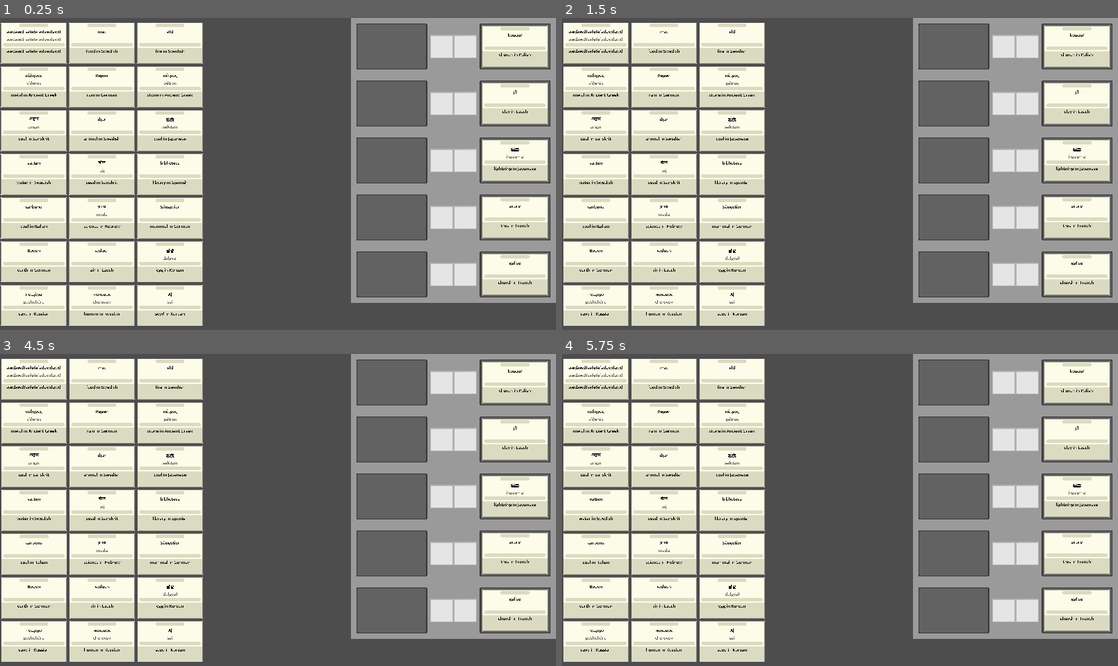
Above: before the commit, frames 1-4 (two rows, left to right).
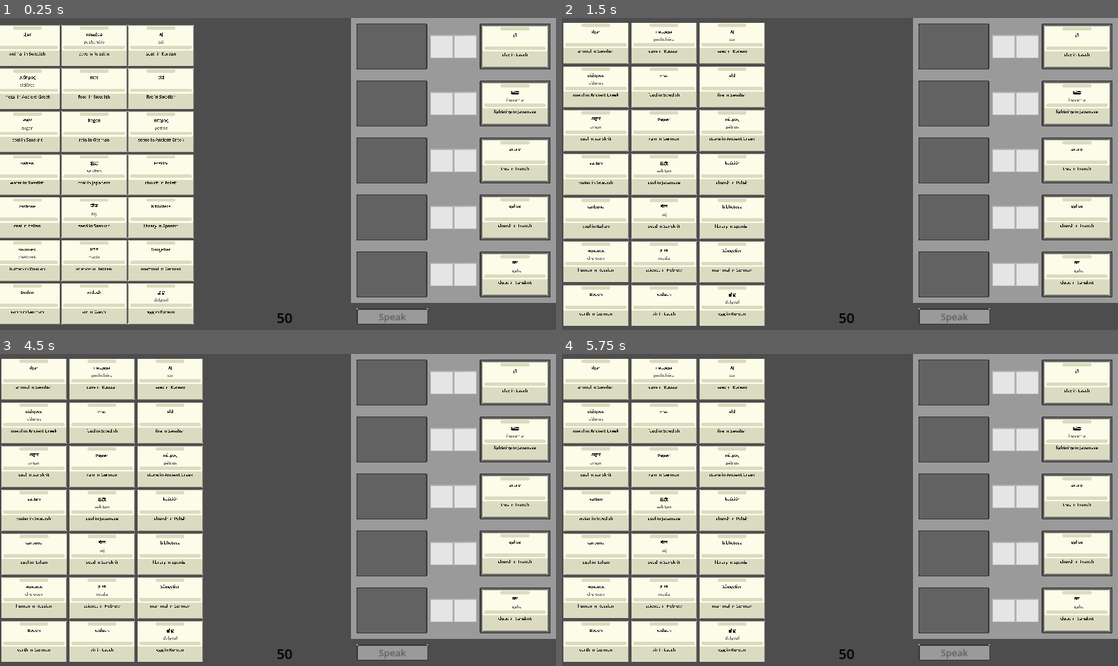
Above: after the commit, the same moments.

Repository: Team-Blackbird/Team-BlackBird
Game: Godot game, scene res://scenes/main.tscn
The game is run twice, just before and just after one commit, with the same random seed, the same clock (stepped at 60 frames per second) and the same inputs.
Inputs (mouse positions are in pixels of both pictures, inside the frame that each line leads up to):
- Up to frame 1 (0.25 s): no input
- Up to frame 2 (1.5 s): move the mouse to (1079, 46) at 0.52 s; click (1079, 46) at 0.67 s; tap Enter at 1.25 s; move the mouse to (1079, 102) at 1.27 s; click (1079, 102) at 1.42 s
- Up to frame 3 (4.5 s): tap Space at 2, 3.5 s; move the mouse to (517, 497) at 2.02 s; click (517, 497) at 2.17 s; tap Enter at 2.75, 4.25 s; move the mouse to (517, 553) at 2.77 s; click (517, 553) at 2.92 s; move the mouse to (517, 609) at 3.52 s; click (517, 609) at 3.67 s; move the mouse to (33, 553) at 4.27 s; click (33, 553) at 4.42 s
- Up to frame 4 (5.75 s): tap Space at 5 s; move the mouse to (595, 510) at 5.02 s; click (595, 510) at 5.17 s

The runs differ from the first frame. In frame 1, 12% of the frame differs, in the area x 0-97%, y 1-99%; in frame 2, 1.7%; in frame 3, 1.7%; in frame 4, 1.7%.
Error before the commit: Invalid access to property or key 'word' on a base object of type 'Nil'. (res://scripts/cards.gd:22)

Commit message:
Change a bunch of stuff

Diff:
--- a/scenes/board.gd
+++ b/scenes/board.gd
@@ -6,9 +6,14 @@
 @onready var label4 = $Label4
 @onready var label5 = $Label5
 @onready var final_label = $FinalLabel
+@onready var final_label2 = $FinalLabel2
+@onready var button: Button = $Button
 
+var points = 50
 # Called when the node enters the scene tree for the first time.
 func _ready() -> void:
+	final_label.text = ""
+	final_label2.text = str(points)
 	pass # Replace with function body.
 
 
@@ -19,9 +24,50 @@
 	var points3 = label3.get_points()
 	var points4 = label4.get_points()
 	var points5 = label5.get_points()
+	if points1 != null and points2 != null and points3 != null and points4 != null and points5 != null:
+		button.disabled = false
+	else:
+		button.disabled = true
+
+func _on_button_pressed() -> void:
+	button.disabled = true
+	var points1 = label1.get_points()
+	var points2 = label2.get_points()
+	var points3 = label3.get_points()
+	var points4 = label4.get_points()
+	var points5 = label5.get_points()
 	var points_sum = CardLibrary.PointPair.new(0,0)
-	if points1 != null and points2 != null and points3 != null and points4 != null and points5 != null:
-		points_sum = points_sum.add(points1).add(points2).add(points3).add(points4).add(points5)
-		final_label.text = "WP: " + str(points_sum.word_points) + "\n" + "LP: " + str(points_sum.language_points)
-	else:
-		final_label.text = ""
+	points_sum = points_sum.add(points1).add(points2).add(points3).add(points4).add(points5)
+	final_label.text = str(points_sum.word_points) + " X " + str(points_sum.language_points) + " = " + str(points_sum.calculate())
+	clear_board()
+	if points_sum.calculate() < points:
+		MusicManager.slow_down()
+#		show fail state
+		return
+	await get_tree().create_timer(3).timeout
+	points += points
+	final_label.text = ""
+	final_label2.text = str(points)
+
+
+func clear_board():
+	label1.right.card.move_to(Vector2(label1.right.card.fallback_pos.x, -200))
+	label2.right.card.move_to(Vector2(label2.right.card.fallback_pos.x, -200))
+	label3.right.card.move_to(Vector2(label3.right.card.fallback_pos.x, -200))
+	label4.right.card.move_to(Vector2(label4.right.card.fallback_pos.x, -200))
+	label5.right.card.move_to(Vector2(label5.right.card.fallback_pos.x, -200))
+	label1.right.card = null
+	label2.right.card = null
+	label3.right.card = null
+	label4.right.card = null
+	label5.right.card = null
+	label1.left.card.move_to(Vector2(label1.left.card.fallback_pos.x, -200))
+	label2.left.card.move_to(Vector2(label2.left.card.fallback_pos.x, -200))
+	label3.left.card.move_to(Vector2(label3.left.card.fallback_pos.x, -200))
+	label4.left.card.move_to(Vector2(label4.left.card.fallback_pos.x, -200))
+	label5.left.card.move_to(Vector2(label5.left.card.fallback_pos.x, -200))
+	label1.left.card = null
+	label2.left.card = null
+	label3.left.card = null
+	label4.left.card = null
+	label5.left.card = null
--- a/scenes/main.tscn
+++ b/scenes/main.tscn
@@ -1,9 +1,25 @@
-[gd_scene load_steps=5 format=3 uid="uid://biocmi743oipl"]
+[gd_scene load_steps=11 format=3 uid="uid://biocmi743oipl"]
 
 [ext_resource type="PackedScene" uid="uid://bxelo41vclqw0" path="res://scenes/placeable_area.tscn" id="1_g81ut"]
 [ext_resource type="Script" path="res://scripts/player_cards.gd" id="2_8r5wt"]
 [ext_resource type="Script" path="res://scenes/board.gd" id="3_cu4ck"]
 [ext_resource type="PackedScene" uid="uid://bmfwrtih5tgvl" path="res://scenes/test.tscn" id="3_omlem"]
+[ext_resource type="Texture2D" uid="uid://b8m5ht0c850rm" path="res://images/Button.png" id="5_vpwtr"]
+[ext_resource type="Texture2D" uid="uid://c5yqasqfbqotp" path="res://images/Button_Active.png" id="6_djek4"]
+
+[sub_resource type="StyleBoxTexture" id="StyleBoxTexture_51df8"]
+texture = ExtResource("5_vpwtr")
+
+[sub_resource type="StyleBoxTexture" id="StyleBoxTexture_df35c"]
+texture = ExtResource("6_djek4")
+
+[sub_resource type="StyleBoxTexture" id="StyleBoxTexture_82m7p"]
+texture = ExtResource("6_djek4")
+modulate_color = Color(0.5, 0.5, 0.5, 1)
+
+[sub_resource type="StyleBoxTexture" id="StyleBoxTexture_462pl"]
+texture = ExtResource("6_djek4")
+modulate_color = Color(0.75, 0.75, 0.75, 1)
 
 [node name="main" type="Node2D"]
 script = ExtResource("2_8r5wt")
@@ -101,8 +117,40 @@
 metadata/_edit_use_anchors_ = true
 
 [node name="FinalLabel" type="Label" parent="Node2D"]
-offset_left = 1278.0
-offset_top = 833.0
-offset_right = 1332.0
-offset_bottom = 856.0
+offset_left = 1238.0
+offset_top = 834.0
+offset_right = 1372.0
+offset_bottom = 889.0
+theme_override_colors/font_color = Color(0, 0, 0, 1)
+theme_override_font_sizes/font_size = 40
 text = "yayaya"
+
+[node name="FinalLabel2" type="Label" parent="Node2D"]
+offset_left = 796.0
+offset_top = 834.0
+offset_right = 930.0
+offset_bottom = 889.0
+theme_override_colors/font_color = Color(0, 0, 0, 1)
+theme_override_font_sizes/font_size = 40
+text = "yayaya"
+
+[node name="Button" type="Button" parent="Node2D"]
+offset_left = 1026.0
+offset_top = 837.0
+offset_right = 1233.0
+offset_bottom = 883.0
+theme_override_colors/font_disabled_color = Color(0.370364, 0.370364, 0.370364, 1)
+theme_override_colors/font_hover_pressed_color = Color(0, 0, 0, 1)
+theme_override_colors/font_hover_color = Color(0, 0, 0, 1)
+theme_override_colors/font_pressed_color = Color(0, 0, 0, 1)
+theme_override_colors/font_focus_color = Color(0, 0, 0, 1)
+theme_override_colors/font_color = Color(0, 0, 0, 1)
+theme_override_font_sizes/font_size = 27
+theme_override_styles/disabled = SubResource("StyleBoxTexture_51df8")
+theme_override_styles/hover = SubResource("StyleBoxTexture_df35c")
+theme_override_styles/pressed = SubResource("StyleBoxTexture_82m7p")
+theme_override_styles/normal = SubResource("StyleBoxTexture_462pl")
+disabled = true
+text = "Speak"
+
+[connection signal="pressed" from="Node2D/Button" to="Node2D" method="_on_button_pressed"]
--- a/scenes/music_manager.tscn
+++ b/scenes/music_manager.tscn
@@ -1,9 +1,106 @@
-[gd_scene load_steps=2 format=3 uid="uid://blkwiiibsq7ke"]
+[gd_scene load_steps=7 format=3 uid="uid://blkwiiibsq7ke"]
 
 [ext_resource type="AudioStream" uid="uid://b6lpvsslg0okd" path="res://audio/music/The Tower of Babel v2fixed.mp3" id="1_6gl3u"]
+[ext_resource type="Script" path="res://scripts/music_manager.gd" id="1_oufpq"]
+
+[sub_resource type="Animation" id="Animation_0qx63"]
+length = 0.001
+tracks/0/type = "value"
+tracks/0/imported = false
+tracks/0/enabled = true
+tracks/0/path = NodePath(".:pitch_scale")
+tracks/0/interp = 1
+tracks/0/loop_wrap = true
+tracks/0/keys = {
+"times": PackedFloat32Array(0),
+"transitions": PackedFloat32Array(1),
+"update": 0,
+"values": [1.0]
+}
+tracks/1/type = "value"
+tracks/1/imported = false
+tracks/1/enabled = true
+tracks/1/path = NodePath(".:volume_db")
+tracks/1/interp = 1
+tracks/1/loop_wrap = true
+tracks/1/keys = {
+"times": PackedFloat32Array(0),
+"transitions": PackedFloat32Array(1),
+"update": 0,
+"values": [0.0]
+}
+
+[sub_resource type="Animation" id="Animation_c2cw6"]
+resource_name = "slow"
+length = 2.0
+tracks/0/type = "value"
+tracks/0/imported = false
+tracks/0/enabled = true
+tracks/0/path = NodePath(".:pitch_scale")
+tracks/0/interp = 1
+tracks/0/loop_wrap = true
+tracks/0/keys = {
+"times": PackedFloat32Array(0, 2),
+"transitions": PackedFloat32Array(1, 1),
+"update": 0,
+"values": [1.0, 0.5]
+}
+tracks/1/type = "value"
+tracks/1/imported = false
+tracks/1/enabled = true
+tracks/1/path = NodePath(".:volume_db")
+tracks/1/interp = 1
+tracks/1/loop_wrap = true
+tracks/1/keys = {
+"times": PackedFloat32Array(0, 2),
+"transitions": PackedFloat32Array(1, 1),
+"update": 0,
+"values": [0.0, -6.0]
+}
+
+[sub_resource type="Animation" id="Animation_rbfc6"]
+resource_name = "new_animation"
+length = 2.0
+tracks/0/type = "value"
+tracks/0/imported = false
+tracks/0/enabled = true
+tracks/0/path = NodePath(".:pitch_scale")
+tracks/0/interp = 1
+tracks/0/loop_wrap = true
+tracks/0/keys = {
+"times": PackedFloat32Array(0, 2),
+"transitions": PackedFloat32Array(1, 1),
+"update": 0,
+"values": [0.5, 1.0]
+}
+tracks/1/type = "value"
+tracks/1/imported = false
+tracks/1/enabled = true
+tracks/1/path = NodePath(".:volume_db")
+tracks/1/interp = 1
+tracks/1/loop_wrap = true
+tracks/1/keys = {
+"times": PackedFloat32Array(0, 2),
+"transitions": PackedFloat32Array(1, 1),
+"update": 0,
+"values": [-6.0, 0.0]
+}
+
+[sub_resource type="AnimationLibrary" id="AnimationLibrary_k37gc"]
+_data = {
+"RESET": SubResource("Animation_0qx63"),
+"slow": SubResource("Animation_c2cw6"),
+"speed": SubResource("Animation_rbfc6")
+}
 
 [node name="MusicManager" type="Node2D"]
+script = ExtResource("1_oufpq")
 
 [node name="AudioStreamPlayer" type="AudioStreamPlayer" parent="."]
 stream = ExtResource("1_6gl3u")
 autoplay = true
+
+[node name="AnimationPlayer" type="AnimationPlayer" parent="AudioStreamPlayer"]
+libraries = {
+"": SubResource("AnimationLibrary_k37gc")
+}
--- a/scripts/alphabet_audio_manager.gd
+++ b/scripts/alphabet_audio_manager.gd
@@ -13,10 +13,11 @@
 
 # Called when the node enters the scene tree for the first time.
 func _ready() -> void:
-	all_lower_regex.compile("[a-z]+")
+	all_lower_regex.compile("[a-z ]+")
 	for letter in alphabet:
-		low_letter_sound_map.get_or_add(letter, load("res://audio/sound_effects/alphabet/low/"+letter+".wav"))
-		high_letter_sound_map.get_or_add(letter, load("res://audio/sound_effects/alphabet/high/"+letter+".wav"))
+		if letter != " ":
+			low_letter_sound_map.get_or_add(letter, load("res://audio/sound_effects/alphabet/low/"+letter+".wav"))
+			high_letter_sound_map.get_or_add(letter, load("res://audio/sound_effects/alphabet/high/"+letter+".wav"))
 	#play_word_high("thesearesomeactualwordtotestoutthisiswhatthevoicesoundslike")
 	#play_word_low("thesearesomeactualwordtotestoutthisiswhatthevoicesoundslike")
 
@@ -33,13 +34,15 @@
 		asplayer.get_stream_playback().play_stream(sound_queue[0], 0, 0, 0.9 + randf_range(0,0.2))
 		sound_queue.remove_at(0)
 
-func play_word_high(s):
-	play_word(s, true)
+func play_word_high(s, cut = false):
+	play_word(s, true, cut)
 
-func play_word_low(s):
-	play_word(s, false)
+func play_word_low(s, cut = false):
+	play_word(s, false, cut)
 
-func play_word(s, high):
+func play_word(s, high, cut):
+	if cut:
+		sound_queue = []
 	var result = all_lower_regex.search(s)
 	if result != null and result.get_string() == s:
 		play_letters(s.split(""), high)
@@ -47,10 +50,12 @@
 func play_letters(l, high):
 	if high:
 		for i in range(l.size()):
-			queue_sound(high_letter_sound_map[l[i]])
+			if l[i] != " ":
+				queue_sound(high_letter_sound_map[l[i]])
 	else:
 		for i in range(l.size()):
-			queue_sound(low_letter_sound_map[l[i]])
+			if l[i] != " ":
+				queue_sound(low_letter_sound_map[l[i]])
 
 func queue_sound(r):
 	sound_queue.append(r)
--- a/scripts/card_library.gd
+++ b/scripts/card_library.gd
@@ -113,7 +113,15 @@
 	pass
 
 func get_random_card():
-	return card_library[randi_range(0,languages.size()-1)][randi_range(0,concepts.size()-1)]
+	var card = null
+	var lang = -1
+	var concept = -1
+	while card == null:
+		lang = randi_range(0,languages.size()-1)
+		concept = randi_range(0,concepts.size()-1)
+		card = card_library[lang][concept]
+	card_library[lang][concept] = null
+	return card
 
 func do_test_comparison():
 	var card1 : CardInfo = card_library[randi_range(0,languages.size()-1)][randi_range(0,concepts.size()-1)]
--- a/scripts/cards.gd
+++ b/scripts/cards.gd
@@ -13,6 +13,8 @@
 @onready var word_box = $Sprite2D/Word
 @onready var rom_box = $Sprite2D/Romanization
 @onready var trans_box = $Sprite2D/Translation
+
+var max_speed = 15
 
 var in_area = null
 
@@ -32,12 +34,12 @@
 		if position.distance_to(fallback_pos) < tolerence:
 			moving_to_fallback = false
 		else:
-			position = lerp(position, fallback_pos, 25 * delta)
+			position = lerp(position, fallback_pos, max_speed * delta)
 
 	else:
 		if is_selected:
 			z_index = 10
-			position = lerp(position, get_global_mouse_position(), 25 * delta )
+			position = lerp(position, get_global_mouse_position(), max_speed * delta )
 			if in_area != null:
 				in_area.card = null
 				in_area = null
@@ -58,8 +60,16 @@
 		#if not is_selected and not $Area2D.has_overlapping_areas():
 			#is_selected = false
 
+func move_to(new_pos : Vector2):
+	if is_selected:
+		return
+	fallback_pos = new_pos
+	moving_to_fallback = true
+
 func select():
-	is_selected = true and is_selectable
+	is_selected = is_selectable
+	#if is_selected:
+		#AlphabetAudioManager.play_word_high(card_info.anglishization, true)
 
 func deselect():
 	z_index = default_z_index
--- a/scripts/label.gd
+++ b/scripts/label.gd
@@ -10,6 +10,7 @@
 
 func _ready():
 	var card = card_scene.instantiate()
+	right.play_sound = true
 	card.global_position = left.global_position
 	card.is_selectable = false
 	card_layer.add_child(card)
--- /dev/null
+++ b/scripts/music_manager.gd
@@ -0,0 +1,12 @@
+extends Node2D
+
+@onready var animation_player: AnimationPlayer = $AudioStreamPlayer/AnimationPlayer
+var playing_slow = false
+
+func slow_down():
+	if !playing_slow:
+		animation_player.play("slow")
+
+func speed_up():
+	if playing_slow:
+		animation_player.play("speed")
--- a/scripts/placeable_area.gd
+++ b/scripts/placeable_area.gd
@@ -1,4 +1,15 @@
 extends Area2D
 var card = null
 var is_placeable_area = true
+var play_sound = false
+var sound_played = false
 var type = "normal"
+
+func _process(delta: float) -> void:
+	if !play_sound:
+		return
+	if sound_played and card == null:
+		sound_played = false
+	if !sound_played and card !=null:
+		sound_played = true
+		AlphabetAudioManager.play_word_high(card.card_info.anglishization)
